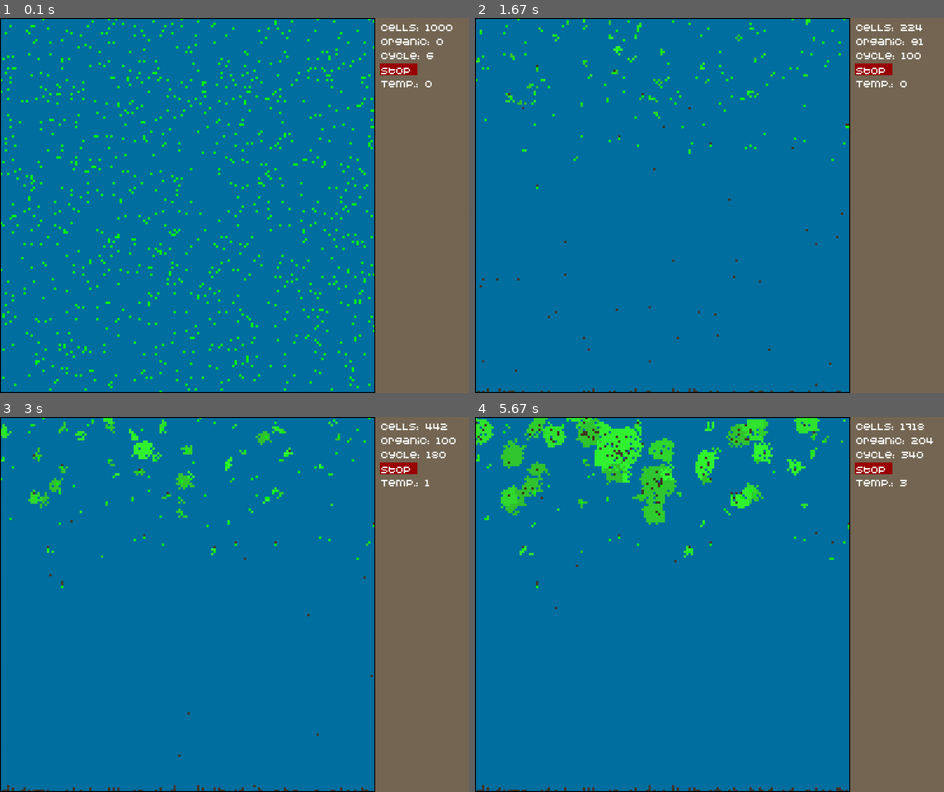
Above: before the commit, frames 1-4 (two rows, left to right).
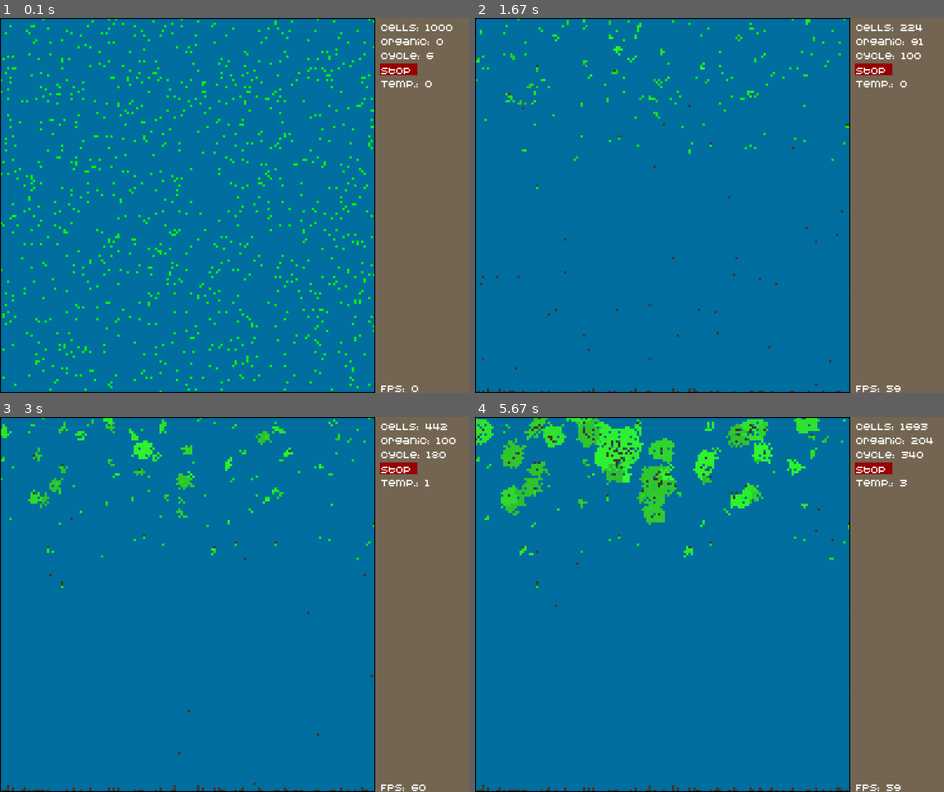
Above: after the commit, the same moments.

Repository: PilotOfAsuka/CellLabPython
Game: pygame game, started from main.py
The game is run twice, just before and just after one commit, with the same random seed, the same clock (stepped at 60 frames per second) and the same inputs.
Inputs:
- Up to frame 1 (0.1 s): no input
- Up to frame 2 (1.67 s): hold Right 0.33-0.8 s; hold Up 0.83-1.3 s; hold Right from 1.33 s (still down)
- Up to frame 3 (3 s): release Right at 1.8 s; hold Left 1.83-2.37 s; hold Down 2.4-2.87 s; hold Left from 2.9 s (still down)
- Up to frame 4 (5.67 s): release Left at 3.37 s; hold Up 3.4-3.87 s; hold Right 3.9-4.53 s; hold Down 4.57-5.03 s; hold Left 5.07-5.53 s; hold Right from 5.57 s (still down)

The runs differ from the first frame. In frame 1, less than 0.1% of the frame differs, in the area x 81-90%, y 97-100%; in frame 2, 0.3%; in frame 3, 0.2%; in frame 4, 1.0%, in the area x 0-97%, y 0-100%.

Commit message:
refactoring 15.04.24 23:25
Draw FPS and refactoring, I HAVE A BIG QUESTION HOW TO OPTIMIZE THAT SIMULATION

Diff:
--- a/genome.py
+++ b/genome.py
@@ -5,6 +5,7 @@
 from camera.camera import camera
 from misc import colors as c
 
+
 food_values = {
     'cell_thinks': {'min': 50, 'max': 30},  # Зависит от температуры
     'photosynthesis': {'min': 100, 'max': -50},  # Зависит от расстояния до солнца
@@ -18,10 +19,9 @@
         self.food = food
         self.color = color
         self.position = x, y
+        self.x, self.y = self.position
         self.count_of_cycle = 0
         self.genome_number = genome_number
-        self.iterated = False
-        self.click = False
 
     def move(self):
         """
@@ -44,7 +44,7 @@
             x, y = self.position
             world_grid[y][x] = None
 
-    def draw_obj(self, border_size=1):
+    def draw_obj(self):
         """
         Отрисовка объекта
         """
@@ -53,10 +53,6 @@
                        (y + camera.y_offset) * (CELL_SIZE * camera.scale),
                        (CELL_SIZE * camera.scale), (CELL_SIZE * camera.scale))
         pg.draw.rect(surface, self.color, rect)
-
-        border_rect = rect.inflate(border_size * 2, border_size * 2)
-        if self.click is True:  # Обводка
-            pg.draw.rect(surface, c.BLACK, border_rect, border_size)
 
 
 # Класс BotGenome, определяющий поведение и свойства бота
@@ -67,15 +63,11 @@
         self.ptr = 0  # УТК (указатель текущей команды)
         self.food = food
         self.position = x, y
-        self.x = x
-        self.y = y
         self.color = color
         self.count_of_reproduce = 0
+        self.count_of_cycle = 0
         self.screen_position = x * CELL_SIZE, y * CELL_SIZE
-        self.iterated = False
-        self.click = False
-
-    MAX_ENERGY = 1100  # Максимальный уровень энергии для бота
+        self.max_energy = 1100
 
     # Функция команды "Сколько у меня еды?"
     def how_many_food(self):
@@ -148,21 +140,15 @@
                 world_grid[y][x] = Food(x=x, y=y, food=300, genome_number=self_get_index_of_bias(self, 1, 64),
                                         color=get_colors_bias(self, 67, 117, 54, 104, 34, 84))
 
-    def draw_obj(self, border_size=1):
+    def draw_obj(self):
         """
         Отрисовка объекта
         """
         x, y = self.position
-        rect = pg.Rect(
-            (x + camera.x_offset) * (CELL_SIZE * camera.scale),
-            (y + camera.y_offset) * (CELL_SIZE * camera.scale),
-            (CELL_SIZE * camera.scale), (CELL_SIZE * camera.scale)
-            )
-
+        rect = pg.Rect((x + camera.x_offset) * (CELL_SIZE * camera.scale),
+                       (y + camera.y_offset) * (CELL_SIZE * camera.scale),
+                       (CELL_SIZE * camera.scale), (CELL_SIZE * camera.scale))
         pg.draw.rect(surface, self.color, rect)
-        border_rect = rect.inflate(border_size * 2, border_size * 2)
-        if self.click is True:
-            pg.draw.rect(surface, c.BLACK, border_rect, border_size)
 
 
 class Predator(BotGenome):
@@ -257,7 +243,7 @@
     # Функция деления
     def reproduce(self):
         # Получаем список свободных позиций вокруг бота
-        free_positions = get_free_adjacent_positions(self.position, world_grid)
+        free_positions = get_free_adjacent_positions(self.position)
 
         if not free_positions:
             x, y = self.position
@@ -323,13 +309,13 @@
         self.food += normalize_value(self.position[1], 0, GRID_SIZE_H,
                                      food_values['photosynthesis']['min'], food_values['photosynthesis']['max'])
         # Ограничиваем максимальное количество энергии
-        self.food = min(self.food, self.MAX_ENERGY)
+        self.food = min(self.food, self.max_energy)
         self.move_ptr()  # Переход УТК
 
     # Функция деления
     def reproduce(self):
         # Получаем список свободных позиций вокруг бота
-        free_positions = get_free_adjacent_positions(self.position, world_grid)
+        free_positions = get_free_adjacent_positions(self.position)
 
         if not free_positions:
             x, y = self.position
--- a/misc/func.py
+++ b/misc/func.py
@@ -1,5 +1,5 @@
 import random
-from misc.vars import GRID_SIZE_H, GRID_SIZE_W, move_directions, CELL_SIZE, global_vars
+from misc.vars import GRID_SIZE_H, GRID_SIZE_W, move_directions, CELL_SIZE, global_vars, world_grid
 from pygame_init_graphic.pygame_init import pg, surface
 import numpy as np
 import math
@@ -10,7 +10,7 @@
 # Здесь можно хранить одиночные функции
 
 # Функция для генерации случайной свободной позиции
-def random_position(world_grid):
+def random_position():
     x = random.randint(0, GRID_SIZE_W - 1)
     y = random.randint(0, GRID_SIZE_H - 1)
     while world_grid[y][x] is not None:
@@ -20,7 +20,7 @@
 
 
 # функция получения свободного места вокруг
-def get_free_adjacent_positions(position, world_grid):
+def get_free_adjacent_positions(position):
     x, y = position
     free_positions = []
     for dx, dy in move_directions:
--- a/pygame_init_graphic/gui.py
+++ b/pygame_init_graphic/gui.py
@@ -1,5 +1,5 @@
-from pygame_init_graphic.pygame_init import *
-from pygame_init_graphic.pygame_init import pg
+
+from pygame_init_graphic.pygame_init import pg, surface, font, clock
 from misc import colors as c
 from misc.vars import width, height, gui_offset
 from misc.func import get_global_var
@@ -100,12 +100,17 @@
               width - gui_offset + gui_offset_x, gui_offset_y + line_text_offset)
 
     # Отрисовка текста кол-ва циклов
-    draw_text("Cycle:", get_global_var("count_of_cycle"),
+    cycle = get_global_var("count_of_cycle")
+    draw_text("Cycle:", cycle,
               width - gui_offset + gui_offset_x, gui_offset_y + line_text_offset * 2)
 
     # Отрисовка текста "Скорость"
     draw_text("Temp.:", get_global_var("temp"),
               width - gui_offset + gui_offset_x, gui_offset_y + line_text_offset * 4)
 
+    # Отрисовка текста "Скорость"
+    draw_text("FPS:", int(clock.get_fps()),
+              width - gui_offset + gui_offset_x, height - line_text_offset)
+
     draw_border()
     start_stop_button.draw()
--- a/pygame_init_graphic/pygame_cycle/pygame_cycle.py
+++ b/pygame_init_graphic/pygame_cycle/pygame_cycle.py
@@ -2,9 +2,11 @@
 from pygame_init_graphic.gui import draw_gui, start_stop_button
 from camera.camera import camera
 from misc.colors import BKG_COLOR
-from simulation import update_surface, check_iterated, draw_surface
+from simulation import update_surface, draw_surface, init_cells
 from misc.func import set_global_var, get_global_var, weather_simulation
 from misc.vars import FPS
+
+init_cells()
 
 
 def start_cycle(run=False):
@@ -18,7 +20,6 @@
         surface.fill(BKG_COLOR)
         camera.update()
 
-        check_iterated()
         set_global_var(var="temp", value=weather_simulation(get_global_var("count_of_cycle")))
         update_surface()
         draw_surface()
--- a/pygame_init_graphic/pygame_init.py
+++ b/pygame_init_graphic/pygame_init.py
@@ -8,4 +8,5 @@
 surface = pg.display.set_mode(RES)
 clock = pg.time.Clock()
 
+
 font = pg.font.Font("font/REDENSEK.TTF", 35)  # Параметры шрифта
--- a/simulation.py
+++ b/simulation.py
@@ -6,22 +6,9 @@
 
 def update_surface():
     if gui.start_stop_button.click is True:
-        set_global_var(var="count_of_cycle", value=get_global_var("count_of_cycle") + 1)
         set_global_var(var="count_of_cells", value=0)
         set_global_var(var="count_of_food", value=0)
-
-        for y in range(GRID_SIZE_H):
-            for x in range(GRID_SIZE_W):
-                obj = world_grid[y][x]
-                if obj and not obj.iterated:  # Проверяем, не прошел ли объект уже итерацию
-                    if isinstance(obj, Cell) or isinstance(obj, Predator):
-                        obj.execute_genome()
-                        set_global_var(var="count_of_cells", value=get_global_var("count_of_cells") + 1)
-                    elif isinstance(obj, Food):
-                        obj.check_death()
-                        obj.move()
-                        set_global_var(var="count_of_food", value=get_global_var("count_of_food") + 1)
-                    obj.iterated = True  # Устанавливаем флаг, что объект уже прошел итерацию
+        calculate_surface()
 
 
 def draw_surface():
@@ -33,21 +20,28 @@
     pass
 
 
+def calculate_surface():
+    for y in range(GRID_SIZE_H):
+        for x in range(GRID_SIZE_W):
+            obj = world_grid[y][x]
+            if obj:  # Проверяем, не прошел ли объект уже итерацию
+                if (isinstance(obj, Cell) or isinstance(obj, Predator)
+                        and obj.count_of_cycle == get_global_var("count_of_cycle")):
+                    obj.execute_genome()
+                    set_global_var(var="count_of_cells", value=get_global_var("count_of_cells") + 1)
+                elif isinstance(obj, Food) and obj.count_of_cycle == get_global_var("count_of_cycle"):
+                    obj.check_death()
+                    obj.move()
+                    set_global_var(var="count_of_food", value=get_global_var("count_of_food") + 1)
+
+                obj.count_of_cycle = get_global_var("count_of_cycle") + 1
+    set_global_var(var="count_of_cycle", value=get_global_var("count_of_cycle") + 1)
+
+
 def init_cells():
     # Инициализация начальных клеток в мире
     for _ in range(START_NUM_OF_CELL):
-        free_x, free_y = random_position(world_grid)
+        free_x, free_y = random_position()
         bot = Cell(x=free_x, y=free_y)
         world_grid[free_y][free_x] = bot
     pass
-
-
-def check_iterated():
-    for y in range(GRID_SIZE_H):
-        for x in range(GRID_SIZE_W):
-            obj = world_grid[y][x]
-            if obj:
-                obj.iterated = False
-
-
-init_cells()
